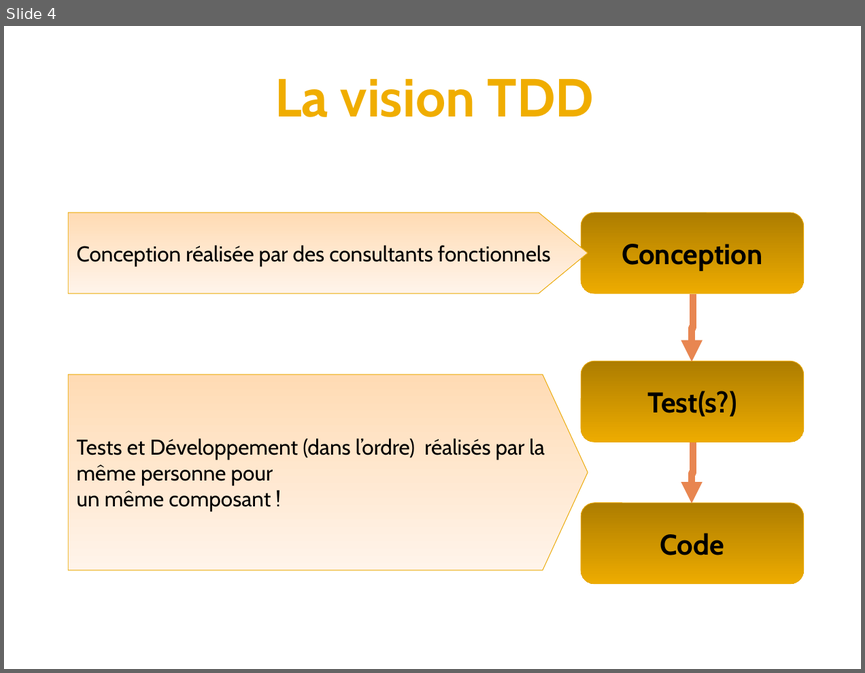
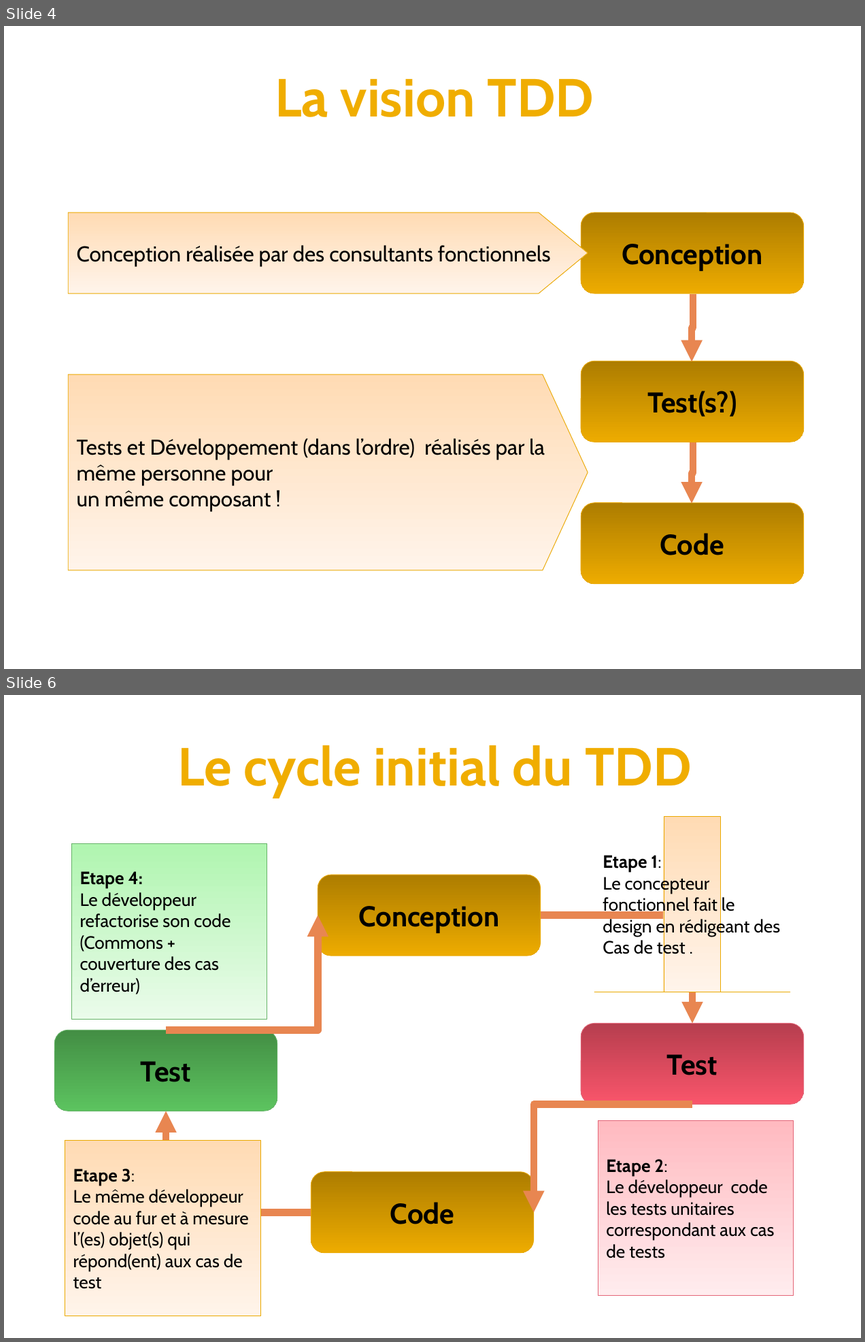
Before and after one commit to mcgivrer/JunitTddTutorial, a slide deck: docs/Test Driven Development_v0.2_20121221.odp. Shown one above the other, each under a label of ours: slide 4 before the commit, slides 4 and 6 after it; the slides between them are not shown. The pictures are 865x673 and 865x1342 pixels, drawn with LibreOffice and Linux fonts; fonts in the diff are those of the drawing; background and template pictures are left out. Boxes give left, top, right and bottom in pixels: in the first picture for what was removed or moved away, otherwise in the second. Text is boxed around its words. In the diff, an @@ line names an element or a change of style, - is before the commit and + after.

```diff
--- a/docs/Test Driven Development_v0.2_20121221.odp
+++ b/docs/Test Driven Development_v0.2_20121221.odp
@@ slide 6 added at (x1=4, y1=695, x2=861, y2=1338), background #FFFFFF @@
@@ title added at (x1=177, y1=745, x2=691, y2=797), 45 pt, text #F0AD00, bold @@
+Le cycle initial du TDD
@@ up arrow callout added at (x1=594, y1=817, x2=789, y2=992), fill gradient #FFDBB4 to #FFF4EA, outline #EAA900 0.51 pt, 15 pt, text #000000 @@
+Etape 1:
+Le concepteur fonctionnel fait le design en rédigeant des Cas de test .
@@ left arrow callout added at (x1=72, y1=843, x2=267, y2=1019), fill gradient #B0F5B0 to #EAFBEA, outline #66B468 0.51 pt, 15 pt, text #000000 @@
+Etape 4:
+Le développeur refactorise son code (Commons + couverture des cas d’erreur)
@@ rounded rectangle added at (x1=317, y1=875, x2=541, y2=955), fill gradient #AD7D00 to #EDAB00, outline #EAA900 0.51 pt, 24 pt, text #000000, bold @@
+Conception
@@ elbow arrow added from (166, 1030) to (317, 915), #E88651 6.01 pt @@
@@ elbow arrow added from (541, 915) to (692, 1023), #E88651 6.01 pt @@
@@ rounded rectangle added at (x1=54, y1=1030, x2=277, y2=1110), fill gradient #438E44 to #5CC35F, outline #66B468 0.51 pt, 24 pt, text #000000, bold @@
+Test
@@ rounded rectangle added at (x1=581, y1=1023, x2=804, y2=1104), fill gradient #B63E4E to #F9556B, outline #E36678 0.51 pt, 24 pt, text #000000, bold @@
+Test
@@ elbow arrow added from (311, 1212) to (166, 1110), #E88651 6.01 pt @@
@@ elbow arrow added from (692, 1104) to (534, 1212), #E88651 6.01 pt @@
@@ right arrow callout added at (x1=598, y1=1120, x2=793, y2=1295), fill gradient #FFBAC0 to #FFECEE, outline #E36678 0.51 pt, 15 pt, text #000000 @@
+Etape 2:
+Le développeur code les tests unitaires correspondant aux cas de tests
@@ down arrow callout added at (x1=65, y1=1140, x2=260, y2=1317), fill gradient #FFDBB4 to #FFF4EA, outline #EAA900 0.51 pt, 15 pt, text #000000 @@
+Etape 3:
+Le même développeur code au fur et à mesure l’(es) objet(s) qui répond(ent) aux cas de test
@@ rounded rectangle added at (x1=311, y1=1172, x2=534, y2=1252), fill gradient #AD7D00 to #EDAB00, outline #EAA900 0.51 pt, 24 pt, text #000000, bold @@
+Code
```
Also in this commit, not shown: 1 slide changed, 2 other files.
